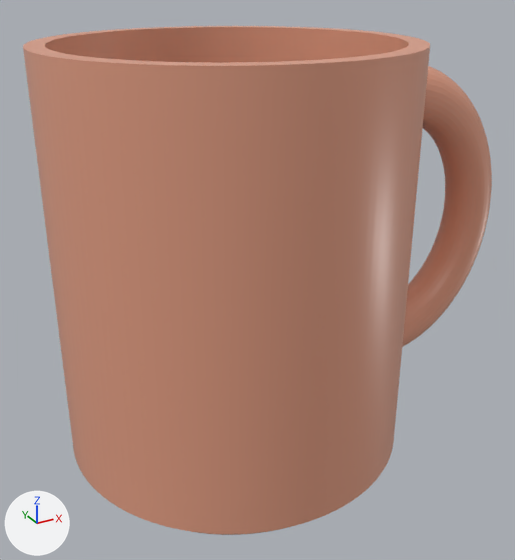
One commit to the glTF model public/models/mug.glb: the scene before it, then after it.
Rendered twice from a camera (50 mm lens) standing at (-0.0684, -0.1365, 0.1088) and looking at (0.0077, 0.0018, 0.0396). The lights are fixed; the arrows at lower left show +X, +Y and +Z. The picture after the commit comes second.

Script lines for the objects in view, before the commit:
```python
me_geometry_0 = bpy.data.meshes.new('geometry_0')
me_geometry_0.from_pydata(...)  # 2781 vertices, 5562 faces; spans x -0.04..0.078, y -0.04..0.04, z 0.0..0.095
me_geometry_0.materials.append(mat_ceramic)  # beige #e5a085
ob_geometry_0 = bpy.data.objects.new('geometry_0', me_geometry_0)
ob_geometry_0.location = (0.0, 0.0, 0.0)
```
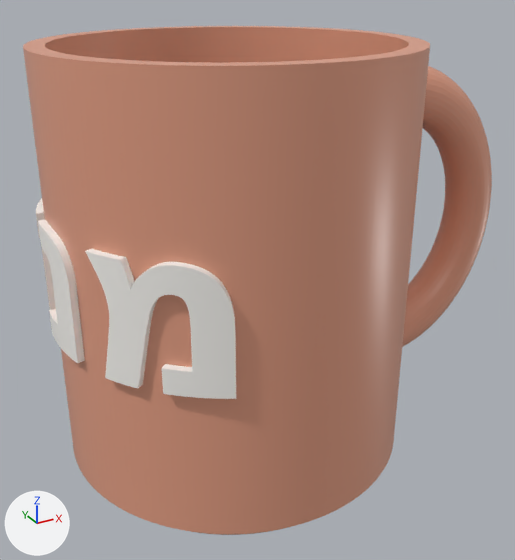
Pixel boxes [x1, y1, x2, y2] of what changed, in the pictures (515 x 560 px):
'name', added: after [36, 198, 236, 399]

The change, as a diff of the scene's bpy script:
```diff
--- a/public/models/mug.glb.py
+++ b/public/models/mug.glb.py
@@ mat_material_1 @@
+mat_material_1 = principled_material('Material_1')
+mat_material_1.base_color = (0.98, 0.961, 0.922)  # white #fdfbf6
@@ me_name @@
+me_name.from_pydata(...)  # 16910 vertices, 33804 faces; spans x -0.0416..-0.0176, y -0.0374..0.0374, z 0.0365..0.0625
+me_name.materials.append(mat_material_1)  # white #fdfbf6
@@ ob_name @@
+ob_name = bpy.data.objects.new('name', me_name)
+ob_name.location = (0.0, 0.0, 0.0)
```
